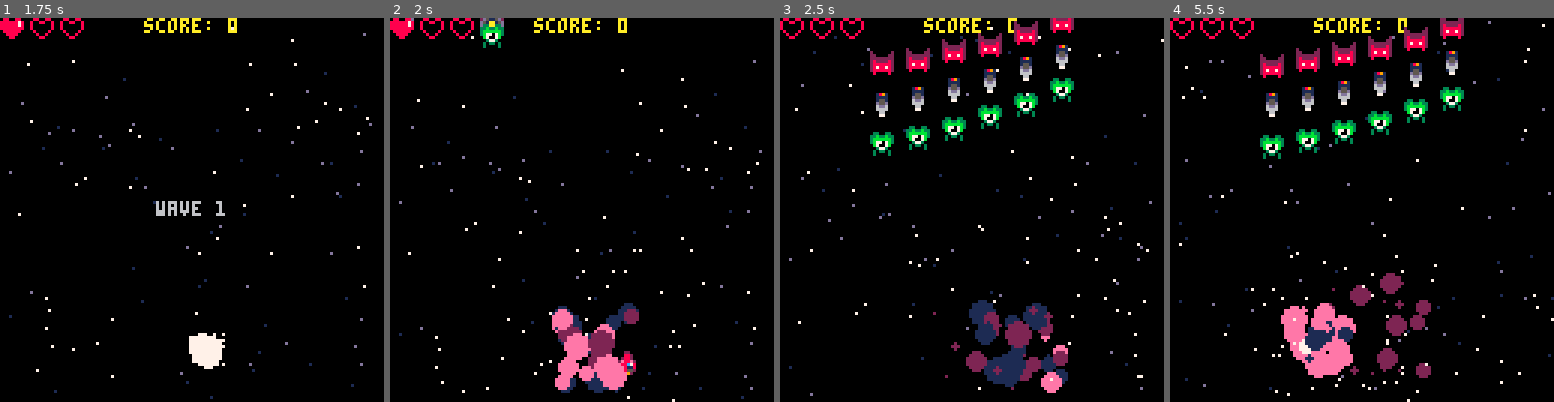
Above: before the commit, frames 1-4 (left to right).
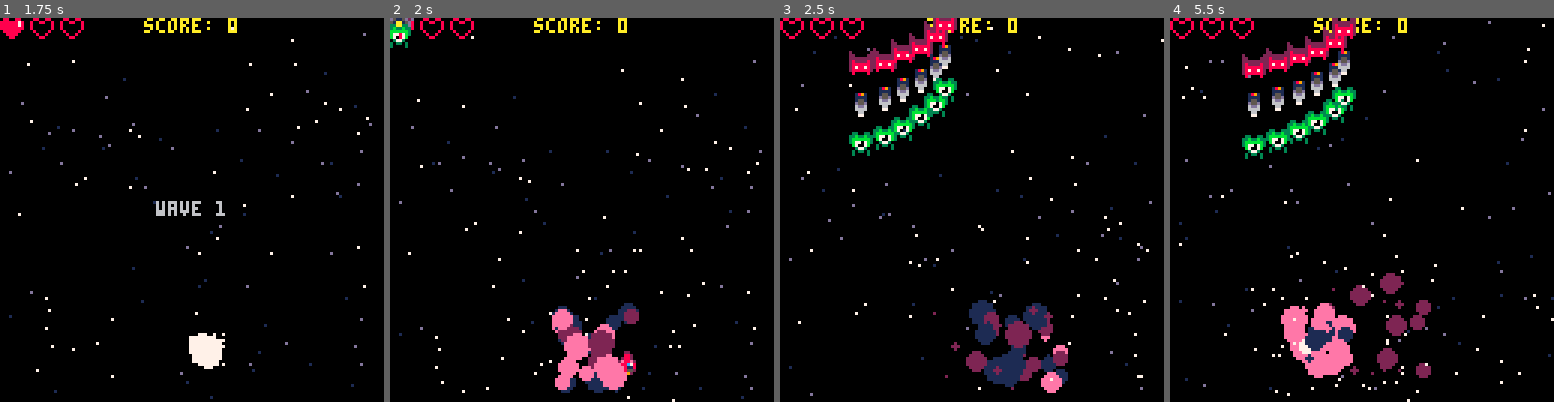
Above: after the commit, the same moments.

Repository: nascimento-cesar/pico-kombat-2
Game: PICO-8 cartridge shmup/shmup.p8
Same seed, same stepped clock (60 frames per second), same inputs: the game is played once before the commit and once after it.
Inputs:
- Up to frame 1 (1.75 s): tap X (X key) at 0.33, 1.07 s; tap O (Z key) at 0.7, 1.7 s; hold Right from 1.6 s (still down)
- Up to frame 2 (2 s): keep holding Right; tap X (X key) at 1.85 s
- Up to frame 3 (2.5 s): release Right at 2.1 s; tap O (Z key) at 2.1 s; hold Up 2.15-2.42 s; hold Right from 2.47 s (still down)
- Up to frame 4 (5.5 s): tap O (Z key) every 0.4 s from 2.5 to 5.3 s; tap X (X key) at 2.97, 4.08, 5.2 s; release Right at 3.03 s; hold Left 3.08-3.58 s; hold Down 3.63-3.97 s; hold Right 4.02-4.68 s; hold Up 4.73-5.03 s; hold Left from 5.08 s (still down)

Frame 1 is identical in both runs. In frame 2, 0.7% of the frame differs, in the area x 0-30%, y 0-8%; in frame 3, 7.0%; in frame 4, 7.2%, in the area x 18-77%, y 0-37%.

Commit message:
feat(shmup): add horizontal easing to enemy waves

Diff:
--- a/shmup/update.lua
+++ b/shmup/update.lua
@@ -170,11 +170,12 @@
 
       if enemy_type != nil then
         local enemy = sprites.enemies[enemy_type]
-        local x = (128 + 4 - tile_w * enemy.size * 1.5 * #enemies_matrix[row]) / 2 + (col - 1) * tile_w * enemy.size * 1.5
+        local x = 0 - tile_w * col
+        local final_x = (128 + 4 - tile_w * enemy.size * 1.5 * #enemies_matrix[row]) / 2 + (col - 1) * tile_w * enemy.size * 1.5
         local y = 0 - tile_h * col -- - (#enemies_matrix - row) * tile_h * 2
         local final_y = (row - 1) * enemy.size * tile_h * 2 + tile_h * 2
         local spawn_delay = col
-        add_enemy(enemy_type, x, y, final_y, spawn_delay)
+        add_enemy(enemy_type, x, y, final_x, final_y, spawn_delay)
       end
     end
   end
@@ -236,9 +237,14 @@
 
     for enemy in all(enemies) do
       if enemy.spawn_delay <= 0 then
+        if enemy.x < enemy.final_x then
+          local x_spawn_speed = (enemy.final_x - enemy.x) / 10
+          enemy.x += x_spawn_speed
+        end
+
         if enemy.y < enemy.final_y then
-          local spawn_speed = (enemy.final_y - enemy.y) / 10
-          enemy.y += spawn_speed
+          local y_spawn_speed = (enemy.final_y - enemy.y) / 10
+          enemy.y += y_spawn_speed
         end
       else
         enemy.spawn_delay -= 1
@@ -361,12 +367,13 @@
   end
 end
 
-function add_enemy(type, x, y, final_y, spawn_delay)
+function add_enemy(type, x, y, final_x, final_y, spawn_delay)
   local new_enemy = {
     type = type or enemy_types.green_alien,
     sprite_i = 1,
     spawn_delay = spawn_delay,
     x = x,
+    final_x = final_x,
     y = y,
     final_y = final_y,
     points = 100,
